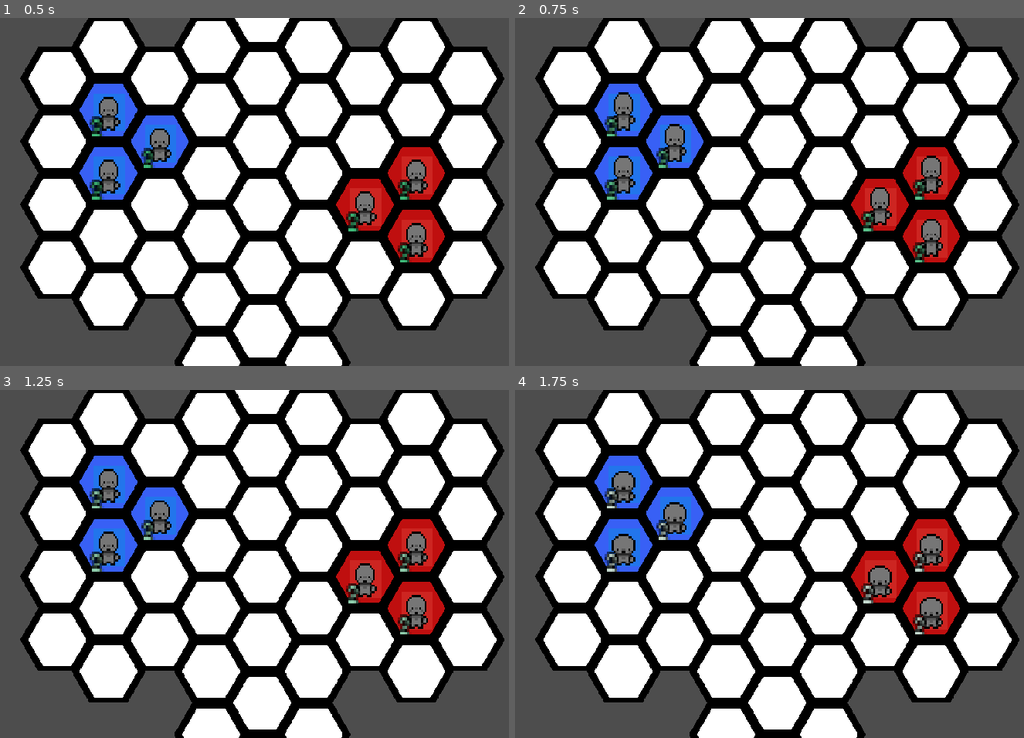
Above: before the commit, frames 1-4 (two rows, left to right).
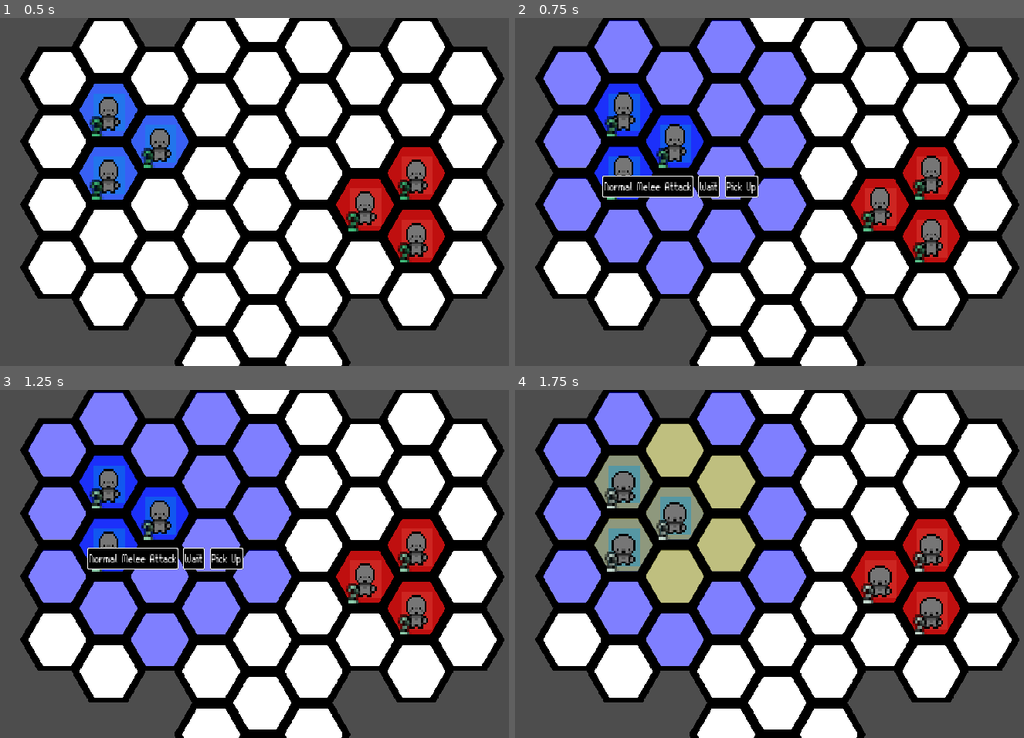
Above: after the commit, the same moments.

Repository: DubiousDuck/Manny-Takes-on-Upper-Management
Game: Godot game, scene res://stages/demo_field.tscn
Same seed, same stepped clock (60 frames per second), same inputs: the game is played once before the commit and once after it.
Inputs (mouse positions are in pixels of both pictures, inside the frame that each line leads up to):
- Up to frame 1 (0.5 s): no input
- Up to frame 2 (0.75 s): move the mouse to (672, 146) at 0.52 s; click (672, 146) at 0.6 s
- Up to frame 3 (1.25 s): no input
- Up to frame 4 (1.75 s): click (738, 557) at 1.25 s, where only the run after the commit has a clickable "Pick Up"

Frame 1 is identical in both runs. In frame 2, 23% of the frame differs, in the area x 3-58%, y 0-80%; in frame 3, 23%; in frame 4, 23%.

Commit message:
minor bug fixes and gitignore update

Diff:
--- a/Global/event_bus.gd
+++ b/Global/event_bus.gd
@@ -19,3 +19,4 @@
 #Battle Information
 signal unit_died()
 signal battle_ended(result: int)
+signal unit_on_standby()
--- a/stages/demo_field.tscn
+++ b/stages/demo_field.tscn
@@ -11,7 +11,6 @@
 [ext_resource type="Resource" uid="uid://blts5vx256a3e" path="res://skills/normal_melee_attack.tres" id="9_6h1o1"]
 [ext_resource type="Resource" uid="uid://mgaahup4u5tt" path="res://skills/wait.tres" id="10_npm0a"]
 [ext_resource type="Resource" uid="uid://b1f1rc00m4al5" path="res://skills/pick_up.tres" id="11_6gr3a"]
-[ext_resource type="Resource" uid="uid://b0eqr8p4qsvpi" path="res://skills/normal_ranged_attack.tres" id="12_g2kjw"]
 [ext_resource type="Script" path="res://unit/EnemyUnit.gd" id="13_e31i5"]
 
 [node name="Battlefield" type="Node2D" node_paths=PackedStringArray("tile_map")]
@@ -37,32 +36,30 @@
 script = ExtResource("5_ypjfd")
 is_player_controlled = true
 
-[node name="Unit" parent="Units/PlayerGroup" instance=ExtResource("6_vkavw")]
+[node name="PlayerUnit" parent="Units/PlayerGroup" instance=ExtResource("6_vkavw")]
 position = Vector2(129, 190)
 script = ExtResource("7_fxfs3")
 skills = Array[ExtResource("8_bv0o2")]([ExtResource("9_6h1o1"), ExtResource("10_npm0a"), ExtResource("11_6gr3a")])
 
-[node name="Unit2" parent="Units/PlayerGroup" instance=ExtResource("6_vkavw")]
+[node name="PlayerUnit2" parent="Units/PlayerGroup" instance=ExtResource("6_vkavw")]
 position = Vector2(47, 238)
 script = ExtResource("7_fxfs3")
 
-[node name="Unit3" parent="Units/PlayerGroup" instance=ExtResource("6_vkavw")]
+[node name="PlayerUnit3" parent="Units/PlayerGroup" instance=ExtResource("6_vkavw")]
 position = Vector2(52, 141)
 script = ExtResource("7_fxfs3")
-skills = Array[ExtResource("8_bv0o2")]([ExtResource("9_6h1o1"), ExtResource("12_g2kjw"), ExtResource("10_npm0a")])
 
 [node name="EnemyGroup" type="Node2D" parent="Units"]
 script = ExtResource("5_ypjfd")
 
-[node name="Unit" parent="Units/EnemyGroup" instance=ExtResource("6_vkavw")]
+[node name="EnemyUnit" parent="Units/EnemyGroup" instance=ExtResource("6_vkavw")]
 position = Vector2(435, 280)
 script = ExtResource("13_e31i5")
-skills = Array[ExtResource("8_bv0o2")]([ExtResource("9_6h1o1"), ExtResource("12_g2kjw"), ExtResource("10_npm0a")])
 
-[node name="Unit2" parent="Units/EnemyGroup" instance=ExtResource("6_vkavw")]
+[node name="EnemyUnit2" parent="Units/EnemyGroup" instance=ExtResource("6_vkavw")]
 position = Vector2(509, 232)
 script = ExtResource("13_e31i5")
 
-[node name="Unit3" parent="Units/EnemyGroup" instance=ExtResource("6_vkavw")]
+[node name="EnemyUnit3" parent="Units/EnemyGroup" instance=ExtResource("6_vkavw")]
 position = Vector2(508, 328)
 script = ExtResource("13_e31i5")
--- a/unit/UnitContainer.gd
+++ b/unit/UnitContainer.gd
@@ -37,12 +37,18 @@
 	if !is_player_controlled:
 		_step_enemy()
 
-func get_available_unit_count():
+func get_available_unit_count() -> int:
 	var count = 0
 	for unit in units:
 		if !unit.actions_avail.is_empty():
 			count += 1
 	return count
+
+func is_all_unit_on_standby() -> bool:
+	for unit in units:
+		if unit.is_on_standby == false:
+			return false
+	return true
 
 func select_unit(unit: Unit):
 	unit.selected = true
@@ -92,8 +98,6 @@
 
 	#execute action according to the cell chosen
 	var action_type := find_action(clicked_cell)
-
-	print("# ENEMY USED: " + str(skill_chosen.name) + " (UnitContainer.gd)")
 
 	if action_type == Unit.Action.NONE:
 		deselect_current_unit()
@@ -109,15 +113,22 @@
 			)
 		in_progress = true
 		await current_unit.movement_complete
+		print("# " + str(current_unit.name) + " moved" + " (UnitContainer.gd)")
 		deselect_current_unit()
 		in_progress = false
 
-	if action_type == Unit.Action.ATTACK: #assumes that skill_chosen is not null
+	if action_type == Unit.Action.ATTACK and !in_progress: #assumes that skill_chosen is not null
+		print("# " + str(current_unit.name) + " USED: " + str(skill_chosen.name) + " (UnitContainer.gd)")
 		var outbound_array: Array[Vector2i] = [clicked_cell]
 		current_unit.take_action(skill_chosen)
+		print("# Awaiting attack point (UnitContainer.gd)")
+		in_progress = true
+		await current_unit.attack_point
+		in_progress = false
 		EventBus.emit_signal("attack_used", skill_chosen, current_unit, outbound_array)
 		deselect_current_unit()
 
+	unit_action_done.emit()
 	return
 
 func _step_enemy():
@@ -129,7 +140,8 @@
 			select_unit(unit)
 			break
 	if current_unit != null:
-		await unit_action()
+		unit_action()
+		await unit_action_done
 		_step_enemy()
 		return
 
@@ -150,7 +162,7 @@
 					get_actionnable_cells()
 					return
 
-		if event.button_index == MOUSE_BUTTON_LEFT and current_unit != null:
+		if event.button_index == MOUSE_BUTTON_LEFT and current_unit != null and !in_progress:
 			#if a unit has already been selected
 			var clicked_cell = HexNavi.global_to_cell(get_global_mouse_position())
 
@@ -158,7 +170,7 @@
 
 			var action_type := find_action(clicked_cell)
 
-			if action_type == Unit.Action.MOVE and !in_progress:
+			if action_type == Unit.Action.MOVE:
 				var full_path = HexNavi.get_navi_path(current_unit.cell, clicked_cell)
 				current_unit.move_along_path(full_path)
 				in_progress = true
@@ -171,10 +183,11 @@
 				var outbound_array: Array[Vector2i] = [clicked_cell]
 				current_unit.take_action(skill_chosen)
 				print("# Awaiting attack point (UnitContainer.gd)")
+				in_progress = true
 				await current_unit.attack_point
+				in_progress = false
 				EventBus.emit_signal("attack_used", skill_chosen, current_unit, outbound_array)
 				deselect_current_unit()
-				#TODO: Fix stuff where held unit wait would also affect parent
 
 			#deselect if unit is clicked on again; select held units
 			if current_unit != null and current_unit.cell == clicked_cell:
@@ -190,7 +203,9 @@
 				deselect_current_unit()
 				return
 
-			if get_available_unit_count() <= 0: #TODO: fix logic where signal emitted before actions are fully resolved
+			if get_available_unit_count() <= 0:
+				if !is_all_unit_on_standby():
+					await EventBus.unit_on_standby
 				all_units_moved.emit()
 
 func highlight_handle():
@@ -204,7 +219,8 @@
 				if skill_chosen == null:
 					return
 				var targets = HexNavi.get_all_neighbors_in_range(current_unit.cell, skill_chosen.range)
-				var all_targets: Array[Vector2i] = get_targets_of_type(targets, skill_chosen.targets)
+				#var all_targets: Array[Vector2i] = get_targets_of_type(targets, skill_chosen.targets)
+				var all_targets: Array[Vector2i] = targets #this shows the range instead of valid targets
 				if all_targets.size() == 0:
 					return
 				EventBus.emit_signal("show_cell_highlights", all_targets, ATTACK_HIGHLIGHT, name)
--- a/unit/UnitGroupController.gd
+++ b/unit/UnitGroupController.gd
@@ -3,6 +3,7 @@
 class_name UnitGroupController
 
 signal effect_complete
+signal attack_process_complete
 
 @export var player_goes_first : bool = true
 
@@ -10,6 +11,9 @@
 @onready var enemy_group: UnitContainer = $EnemyGroup
 var is_player_turn : bool = true
 var all_units: Array[Unit] = []
+var in_progress: bool = false:
+	set(value):
+		if value == false: attack_process_complete.emit()
 
 func _ready():
 	EventBus.connect("update_cell_status", _on_update_cell_status)
@@ -29,17 +33,19 @@
 	unit_group.connect("all_units_moved", _on_unit_container_all_moved)
 
 func _on_unit_container_all_moved():
+	check_if_win()
 	is_player_turn = !is_player_turn
 	#TODO: Fix bug where anonther group starts before all previous actions are resolved
 	if is_player_turn:
+		print("player's turn")
 		player_group.round_start()
-		print("player's turn")
 	else:
+		print("enemy's turn")
 		enemy_group.round_start()
-		print("enemy's turn")
 
 func _on_attack_used(attack: SkillInfo, attacker: Unit, targets: Array[Vector2i]):
-	print("# PLAYER USED: " + str(attack.name) + " (UnitGroupController.gd)")
+	print("# " + str(attacker.name) + " USED: " + str(attack.name) + " (UnitGroupController.gd)")
+	in_progress = true
 	#get all target units
 	var affected_units: Array[Unit] = []
 	for unit in all_units:
@@ -118,6 +124,7 @@
 		_on_update_cell_status()
 	# print("# AFFECTED UNITS: " + str(affected_units) + " (UnitGroupController.gd)")
 	affected_units.map(func(unit : Unit): unit.check_if_dead()) # TODO: rare bug here? trying to call on already freed node
+	in_progress = false
 
 func _on_update_cell_status(): #scan all units and update cell color accordingly
 	all_units = []
--- a/unit/unit.gd
+++ b/unit/unit.gd
@@ -5,7 +5,6 @@
 const THROW_ACTION_COMMAND = preload("res://skills/action_commands/throw_action_command.tscn")
 
 signal movement_complete
-signal action_complete
 
 #unit constants
 enum Action {NONE, MOVE, ATTACK, ITEM}
@@ -45,6 +44,9 @@
 var move_range_highlight := Color(1, 1, 1, 1)
 var selected: bool = false
 var unit_held: Array[Unit] = [] #array of all units that this unit has picked up
+var is_on_standby: bool = false: #true if no animations to be resolved
+	set(value):
+		if value == true: EventBus.emit_signal("unit_on_standby")
 
 signal attack_point
 
@@ -100,14 +102,15 @@
 			unit.cell = cell
 	)
 	EventBus.emit_signal("update_cell_status")
-	movement_complete.emit()
 	if diff.x == 0:
 		animation_state("front_idle")
 	else:
 		animation_state("side_idle")
+	movement_complete.emit()
 
 func take_action(skill: SkillInfo): #where animations are handled
 	actions_avail.erase(Action.ATTACK)
+	is_on_standby = false
 	#print("# ANIMATION STARTED: " + skill.name + " (unit.gd)")
 	match skill.name:
 		"Throw":
@@ -125,7 +128,8 @@
 		_:
 			print("Failed to match skill name " + skill.name + " (unit.gd)")
 			await get_tree().create_timer(0.2).timeout
-			attack_point.emit()
+			emit_attack_point()
+	is_on_standby = true
 	animation_state("side_idle")
 
 func highlight_emit():
@@ -166,10 +170,12 @@
 	#print("# NEW ANIMATION: " + animation + " (unit.gd)")
 	$AnimationPlayer.play(animation)
 
+#in the animation player
 func emit_attack_point():
 	print("Attack point emitted!")
 	attack_point.emit()
 
+#in the animation player
 func emit_action_command_point(game : String):
 	$AnimationPlayer.pause()
 	match game:
--- a/unit/unit.tscn
+++ b/unit/unit.tscn
@@ -1,10 +1,11 @@
-[gd_scene load_steps=34 format=3 uid="uid://s6hbciun8a1p"]
+[gd_scene load_steps=35 format=3 uid="uid://s6hbciun8a1p"]
 
 [ext_resource type="Script" path="res://unit/unit.gd" id="1_5ne20"]
 [ext_resource type="Script" path="res://skills/skill_info.gd" id="2_w64s5"]
 [ext_resource type="Resource" uid="uid://blts5vx256a3e" path="res://skills/normal_melee_attack.tres" id="3_761ob"]
 [ext_resource type="PackedScene" uid="uid://bn48gasoxpaks" path="res://unit/unit_ui/skill_select.tscn" id="4_j4em8"]
 [ext_resource type="Resource" uid="uid://mgaahup4u5tt" path="res://skills/wait.tres" id="4_mqqhb"]
+[ext_resource type="Resource" uid="uid://b0eqr8p4qsvpi" path="res://skills/normal_ranged_attack.tres" id="4_ws1el"]
 [ext_resource type="Texture2D" uid="uid://3colr5os47jl" path="res://assets/unit_sprites/side_idle.png" id="6_jkf6t"]
 [ext_resource type="Texture2D" uid="uid://cunbssoawl1k6" path="res://assets/unit_sprites/side_walk.png" id="7_xw0kh"]
 [ext_resource type="Texture2D" uid="uid://61aw7q134xxa" path="res://assets/unit_sprites/front_idle.png" id="8_yj7mr"]
@@ -132,6 +133,93 @@
 "values": [0, 1, 2, 3]
 }
 
+[sub_resource type="Animation" id="Animation_beva5"]
+resource_name = "hold_prep"
+length = 0.4
+step = 0.1
+tracks/0/type = "value"
+tracks/0/imported = false
+tracks/0/enabled = true
+tracks/0/path = NodePath("Sprite2D:texture")
+tracks/0/interp = 1
+tracks/0/loop_wrap = true
+tracks/0/keys = {
+"times": PackedFloat32Array(0),
+"transitions": PackedFloat32Array(1),
+"update": 1,
+"values": [ExtResource("8_yj7mr")]
+}
+tracks/1/type = "value"
+tracks/1/imported = false
+tracks/1/enabled = true
+tracks/1/path = NodePath("Sprite2D:frame")
+tracks/1/interp = 1
+tracks/1/loop_wrap = true
+tracks/1/keys = {
+"times": PackedFloat32Array(0, 0.1, 0.2, 0.3),
+"transitions": PackedFloat32Array(1, 1, 1, 1),
+"update": 1,
+"values": [0, 1, 2, 3]
+}
+tracks/2/type = "method"
+tracks/2/imported = false
+tracks/2/enabled = true
+tracks/2/path = NodePath(".")
+tracks/2/interp = 1
+tracks/2/loop_wrap = true
+tracks/2/keys = {
+"times": PackedFloat32Array(0.4),
+"transitions": PackedFloat32Array(1),
+"values": [{
+"args": [],
+"method": &"emit_attack_point"
+}]
+}
+tracks/3/type = "method"
+tracks/3/imported = false
+tracks/3/enabled = true
+tracks/3/path = NodePath(".")
+tracks/3/interp = 1
+tracks/3/loop_wrap = true
+tracks/3/keys = {
+"times": PackedFloat32Array(0.4),
+"transitions": PackedFloat32Array(1),
+"values": [{
+"args": ["holding_empty"],
+"method": &"animation_state"
+}]
+}
+
+[sub_resource type="Animation" id="Animation_comjw"]
+resource_name = "holding_empty"
+length = 0.4
+loop_mode = 1
+step = 0.2
+tracks/0/type = "value"
+tracks/0/imported = false
+tracks/0/enabled = true
+tracks/0/path = NodePath("Sprite2D:texture")
+tracks/0/interp = 1
+tracks/0/loop_wrap = true
+tracks/0/keys = {
+"times": PackedFloat32Array(0),
+"transitions": PackedFloat32Array(1),
+"update": 1,
+"values": [ExtResource("16_h3pt0")]
+}
+tracks/1/type = "value"
+tracks/1/imported = false
+tracks/1/enabled = true
+tracks/1/path = NodePath("Sprite2D:frame")
+tracks/1/interp = 1
+tracks/1/loop_wrap = true
+tracks/1/keys = {
+"times": PackedFloat32Array(0, 0.1, 0.2, 0.3),
+"transitions": PackedFloat32Array(1, 1, 1, 1),
+"update": 1,
+"values": [0, 1, 2, 3]
+}
+
 [sub_resource type="Animation" id="Animation_482o5"]
 resource_name = "holding_idle"
 length = 0.4
@@ -400,122 +488,6 @@
 "transitions": PackedFloat32Array(1, 1, 1, 1),
 "update": 1,
 "values": [0, 1, 2, 3]
-}
-
-[sub_resource type="Animation" id="Animation_ddsa6"]
-resource_name = "thrown"
-length = 0.1
-loop_mode = 1
-tracks/0/type = "value"
-tracks/0/imported = false
-tracks/0/enabled = true
-tracks/0/path = NodePath("Sprite2D:texture")
-tracks/0/interp = 1
-tracks/0/loop_wrap = true
-tracks/0/keys = {
-"times": PackedFloat32Array(0),
-"transitions": PackedFloat32Array(1),
-"update": 1,
-"values": [ExtResource("15_m8uyx")]
-}
-tracks/1/type = "value"
-tracks/1/imported = false
-tracks/1/enabled = true
-tracks/1/path = NodePath("Sprite2D:hframes")
-tracks/1/interp = 1
-tracks/1/loop_wrap = true
-tracks/1/keys = {
-"times": PackedFloat32Array(0),
-"transitions": PackedFloat32Array(1),
-"update": 1,
-"values": [1]
-}
-
-[sub_resource type="Animation" id="Animation_comjw"]
-resource_name = "holding_empty"
-length = 0.4
-loop_mode = 1
-step = 0.2
-tracks/0/type = "value"
-tracks/0/imported = false
-tracks/0/enabled = true
-tracks/0/path = NodePath("Sprite2D:texture")
-tracks/0/interp = 1
-tracks/0/loop_wrap = true
-tracks/0/keys = {
-"times": PackedFloat32Array(0),
-"transitions": PackedFloat32Array(1),
-"update": 1,
-"values": [ExtResource("16_h3pt0")]
-}
-tracks/1/type = "value"
-tracks/1/imported = false
-tracks/1/enabled = true
-tracks/1/path = NodePath("Sprite2D:frame")
-tracks/1/interp = 1
-tracks/1/loop_wrap = true
-tracks/1/keys = {
-"times": PackedFloat32Array(0, 0.1, 0.2, 0.3),
-"transitions": PackedFloat32Array(1, 1, 1, 1),
-"update": 1,
-"values": [0, 1, 2, 3]
-}
-
-[sub_resource type="Animation" id="Animation_beva5"]
-resource_name = "hold_prep"
-length = 0.4
-step = 0.1
-tracks/0/type = "value"
-tracks/0/imported = false
-tracks/0/enabled = true
-tracks/0/path = NodePath("Sprite2D:texture")
-tracks/0/interp = 1
-tracks/0/loop_wrap = true
-tracks/0/keys = {
-"times": PackedFloat32Array(0),
-"transitions": PackedFloat32Array(1),
-"update": 1,
-"values": [ExtResource("8_yj7mr")]
-}
-tracks/1/type = "value"
-tracks/1/imported = false
-tracks/1/enabled = true
-tracks/1/path = NodePath("Sprite2D:frame")
-tracks/1/interp = 1
-tracks/1/loop_wrap = true
-tracks/1/keys = {
-"times": PackedFloat32Array(0, 0.1, 0.2, 0.3),
-"transitions": PackedFloat32Array(1, 1, 1, 1),
-"update": 1,
-"values": [0, 1, 2, 3]
-}
-tracks/2/type = "method"
-tracks/2/imported = false
-tracks/2/enabled = true
-tracks/2/path = NodePath(".")
-tracks/2/interp = 1
-tracks/2/loop_wrap = true
-tracks/2/keys = {
-"times": PackedFloat32Array(0.4),
-"transitions": PackedFloat32Array(1),
-"values": [{
-"args": [],
-"method": &"emit_attack_point"
-}]
-}
-tracks/3/type = "method"
-tracks/3/imported = false
-tracks/3/enabled = true
-tracks/3/path = NodePath(".")
-tracks/3/interp = 1
-tracks/3/loop_wrap = true
-tracks/3/keys = {
-"times": PackedFloat32Array(0.4),
-"transitions": PackedFloat32Array(1),
-"values": [{
-"args": ["holding_empty"],
-"method": &"animation_state"
-}]
 }
 
 [sub_resource type="Animation" id="Animation_ovp0l"]
@@ -564,6 +536,35 @@
 }]
 }
 
+[sub_resource type="Animation" id="Animation_ddsa6"]
+resource_name = "thrown"
+length = 0.1
+loop_mode = 1
+tracks/0/type = "value"
+tracks/0/imported = false
+tracks/0/enabled = true
+tracks/0/path = NodePath("Sprite2D:texture")
+tracks/0/interp = 1
+tracks/0/loop_wrap = true
+tracks/0/keys = {
+"times": PackedFloat32Array(0),
+"transitions": PackedFloat32Array(1),
+"update": 1,
+"values": [ExtResource("15_m8uyx")]
+}
+tracks/1/type = "value"
+tracks/1/imported = false
+tracks/1/enabled = true
+tracks/1/path = NodePath("Sprite2D:hframes")
+tracks/1/interp = 1
+tracks/1/loop_wrap = true
+tracks/1/keys = {
+"times": PackedFloat32Array(0),
+"transitions": PackedFloat32Array(1),
+"update": 1,
+"values": [1]
+}
+
 [sub_resource type="AnimationLibrary" id="AnimationLibrary_m0vpr"]
 _data = {
 "RESET": SubResource("Animation_bvfsh"),
@@ -586,7 +587,7 @@
 position = Vector2(1.90735e-06, 1.90735e-06)
 scale = Vector2(2.48, 2.96)
 script = ExtResource("1_5ne20")
-skills = Array[ExtResource("2_w64s5")]([ExtResource("3_761ob"), ExtResource("4_mqqhb")])
+skills = Array[ExtResource("2_w64s5")]([ExtResource("3_761ob"), ExtResource("4_ws1el"), ExtResource("4_mqqhb")])
 
 [node name="ColorRect" type="ColorRect" parent="."]
 self_modulate = Color(1, 1, 1, 0.392157)
@@ -594,6 +595,7 @@
 offset_top = -7.7027
 offset_right = 9.77419
 offset_bottom = 11.2973
+mouse_filter = 2
 
 [node name="CollisionShape2D" type="CollisionShape2D" parent="."]
 position = Vector2(4.05312e-06, 2.70271)
@@ -605,21 +607,6 @@
 [node name="CollisionShape2D" type="CollisionShape2D" parent="Hurtbox"]
 position = Vector2(3.84546e-07, 2.7027)
 shape = SubResource("RectangleShape2D_7kobe")
-
-[node name="SkillSelect" parent="." node_paths=PackedStringArray("unit") instance=ExtResource("4_j4em8")]
-z_index = 99
-z_as_relative = false
-anchors_preset = 8
-anchor_left = 0.5
-anchor_top = 0.5
-anchor_right = 0.5
-anchor_bottom = 0.5
-offset_left = 3.22581
-offset_top = 18.9189
-offset_right = 3.22581
-offset_bottom = 18.9189
-scale = Vector2(0.5, 0.5)
-unit = NodePath("..")
 
 [node name="Sprite2D" type="Sprite2D" parent="."]
 position = Vector2(1.19209e-06, 2.6226e-06)
@@ -670,5 +657,21 @@
 horizontal_alignment = 1
 vertical_alignment = 1
 
+[node name="SkillSelect" parent="." node_paths=PackedStringArray("unit") instance=ExtResource("4_j4em8")]
+z_index = 99
+z_as_relative = false
+anchors_preset = 8
+anchor_left = 0.5
+anchor_top = 0.5
+anchor_right = 0.5
+anchor_bottom = 0.5
+offset_left = 3.22581
+offset_top = 18.9189
+offset_right = 3.22581
+offset_bottom = 18.9189
+scale = Vector2(0.5, 0.5)
+mouse_default_cursor_shape = 2
+unit = NodePath("..")
+
 [connection signal="mouse_entered" from="Hurtbox" to="." method="_on_hurtbox_mouse_entered"]
 [connection signal="mouse_exited" from="Hurtbox" to="." method="_on_hurtbox_mouse_exited"]
Not shown: 1 places in stages/demo_field.tscn that only renumber resources
Not shown, changed: .gitignore
